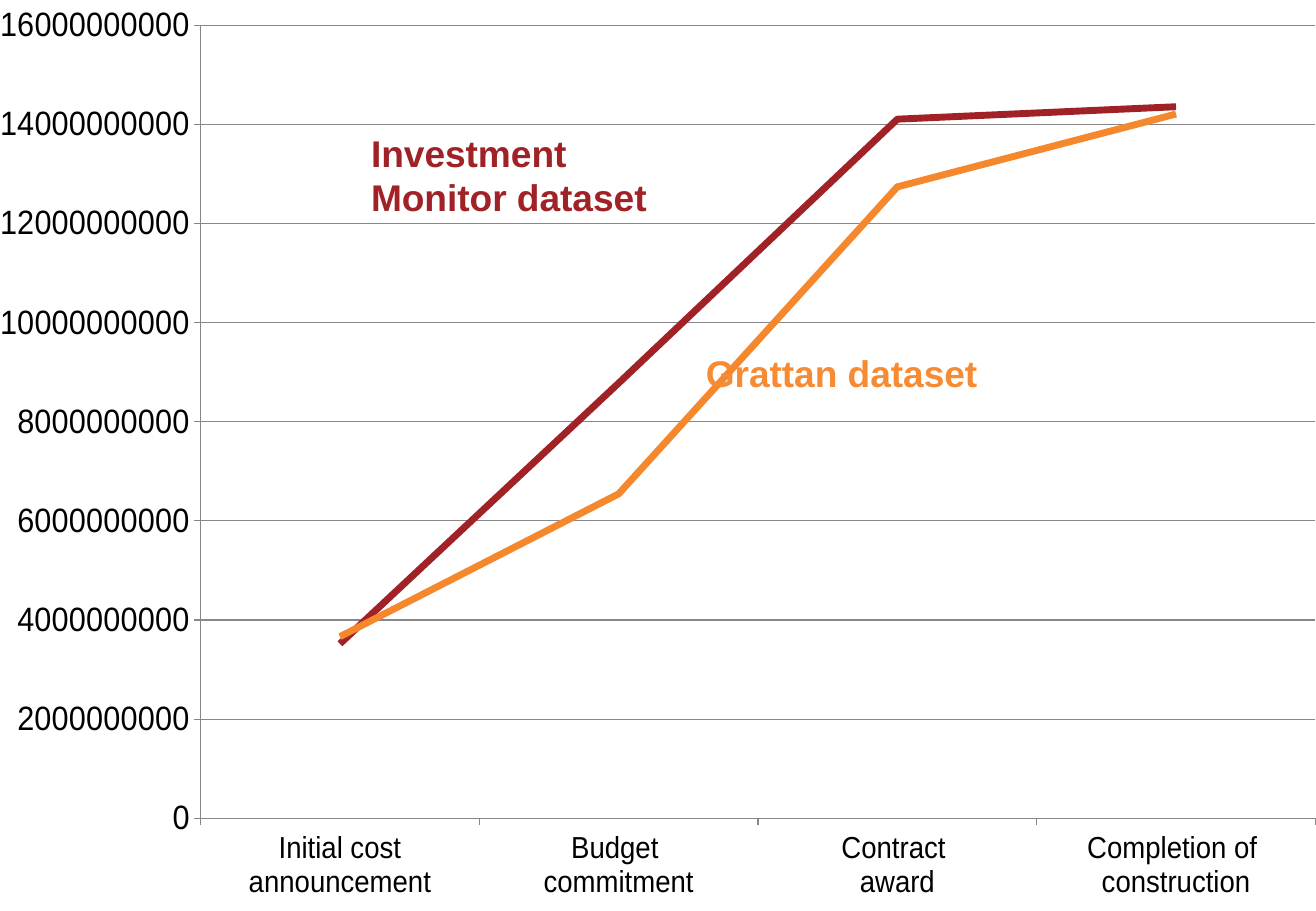
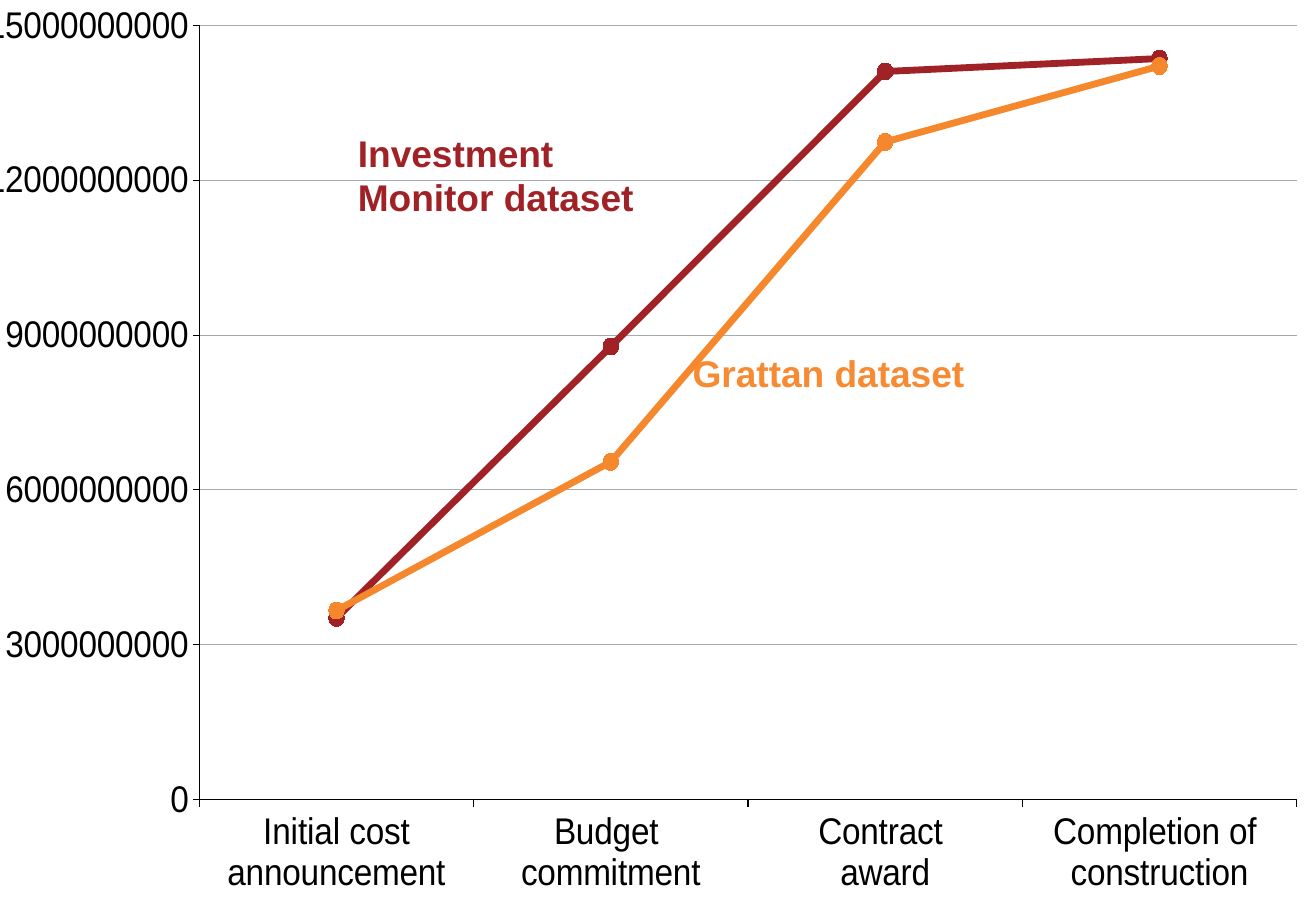
Before and after one commit to grattaninstitute/Cost-overruns-report, a slide deck: slide 7 of atlas/AppendixCharts.pptx. Drawn at 1316x911 pixels with LibreOffice and Linux fonts; fonts in the diff are those of the drawing. Boxes give left, top, right and bottom in pixels: in the first picture for what was removed or moved away, otherwise in the second. Text is boxed around its words. In the diff, an @@ line names an element or a change of style, - is before the commit and + after.

```diff
--- a/atlas/AppendixCharts.pptx
+++ b/atlas/AppendixCharts.pptx
@@ line chart at box(0, 0, 1303, 911) @@
@@ category axis changed @@
@@ value axis changed @@
@@ plot area changed @@
@@ 2 texts, 1 line chart: place and size @@
-2 texts, 1 line chart at box(0, 0, 1316, 911)
+2 texts, 1 line chart at box(0, 0, 1303, 911)
```
Also in this commit, not shown: 8 other slides changed, 8 other files.
